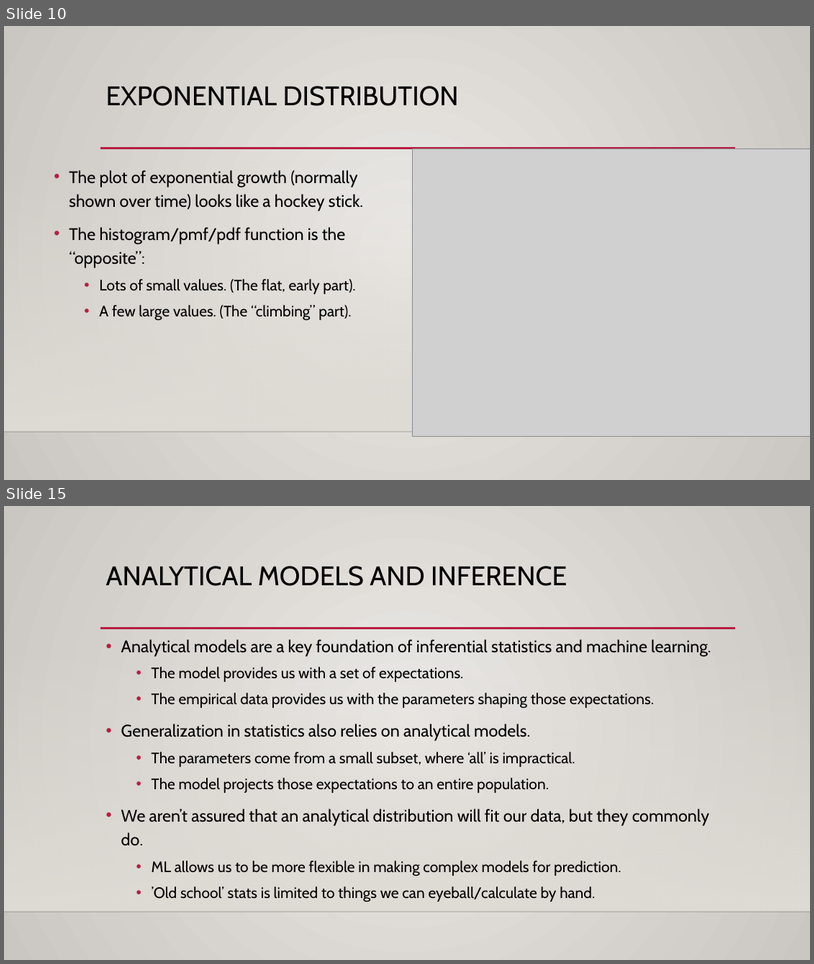
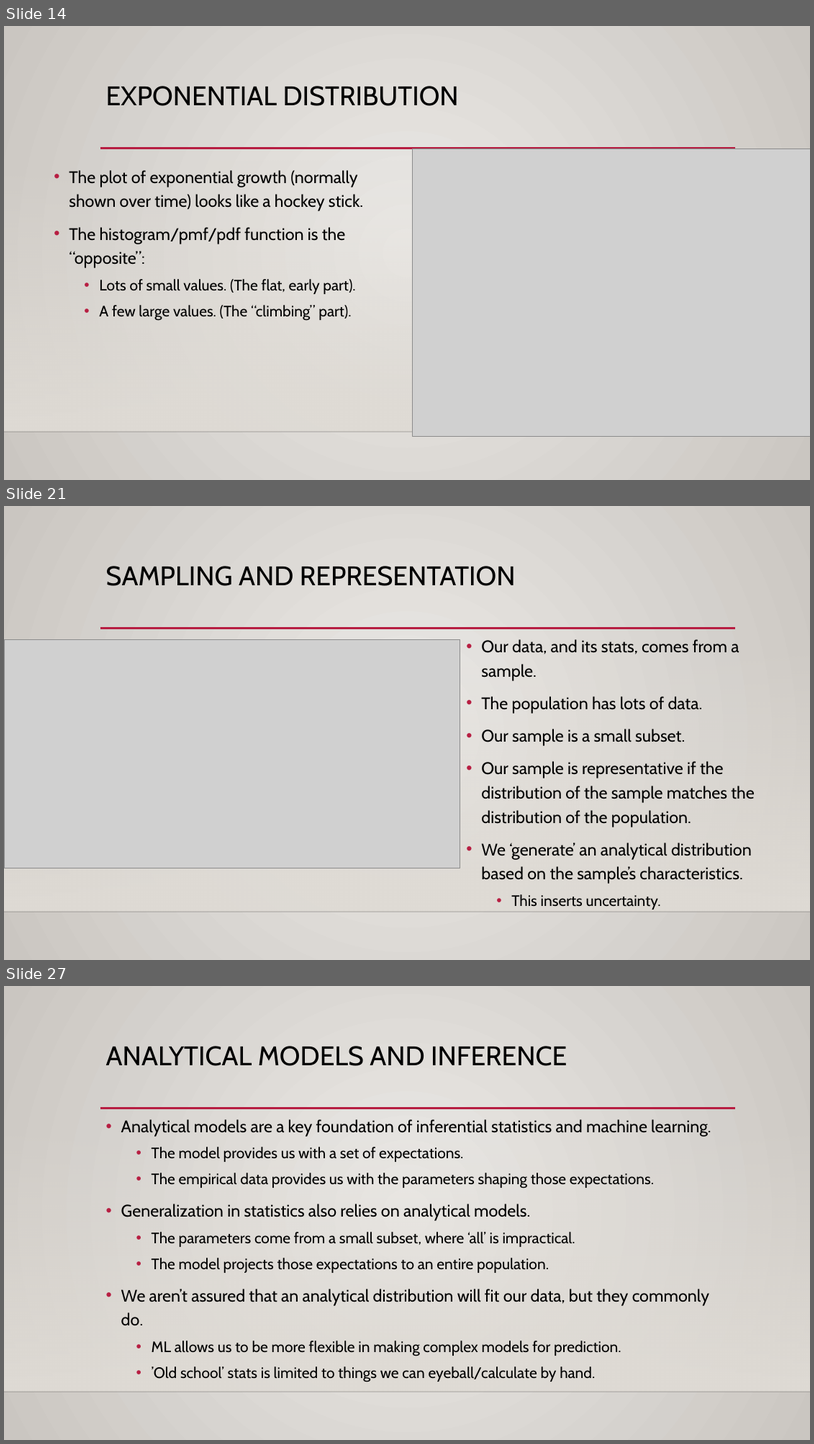
Before and after one commit to SedemSetor/Basic_Stats_in_Python_Student_Repository, a slide deck: reference_material/slides/008_Analytical_Distributions.pptx. Shown one above the other, each under a label of ours: slides 10 and 15 before the commit, slides 14, 21 and 27 after it; the slides between them are not shown. The pictures are 814x964 and 814x1444 pixels, drawn with LibreOffice and Linux fonts; fonts in the diff are those of the drawing; grey boxes stand for pictures; background and template pictures are left out. Boxes give left, top, right and bottom in pixels: in the first picture for what was removed or moved away, otherwise in the second. Text is boxed around its words. In the diff, an @@ line names an element or a change of style, - is before the commit and + after.

```diff
--- a/reference_material/slides/008_Analytical_Distributions.pptx
+++ b/reference_material/slides/008_Analytical_Distributions.pptx
@@ slide 21 added at <box>4,506,810,960</box>, background gradient #ECEAE7 to #CAC7C1; not listed: 3 template elements that a slide beside it also shows @@
@@ title added at <box>106,566,516,586</box>, 32 pt, text #000000 @@
+SAMPLING AND REPRESENTATION
@@ picture added at <box>4,639,460,867</box> @@
@@ text added at <box>481,639,754,909</box>, 20 pt, text #000000 @@
+• Our data, and its stats, comes from a sample.
+• The population has lots of data.
+• Our sample is a small subset.
+• Our sample is representative if the distribution of the sample matches the distribution of the population.
+• We ‘generate’ an analytical distribution based on the sample’s characteristics.
+  • This inserts uncertainty.
@@ what was slide 10 is now slide 14 @@
@@ what was slide 15 is now slide 27 @@
```
Also in this commit, not shown: 7 slides changed, 12 other slides added, 6 other files.
